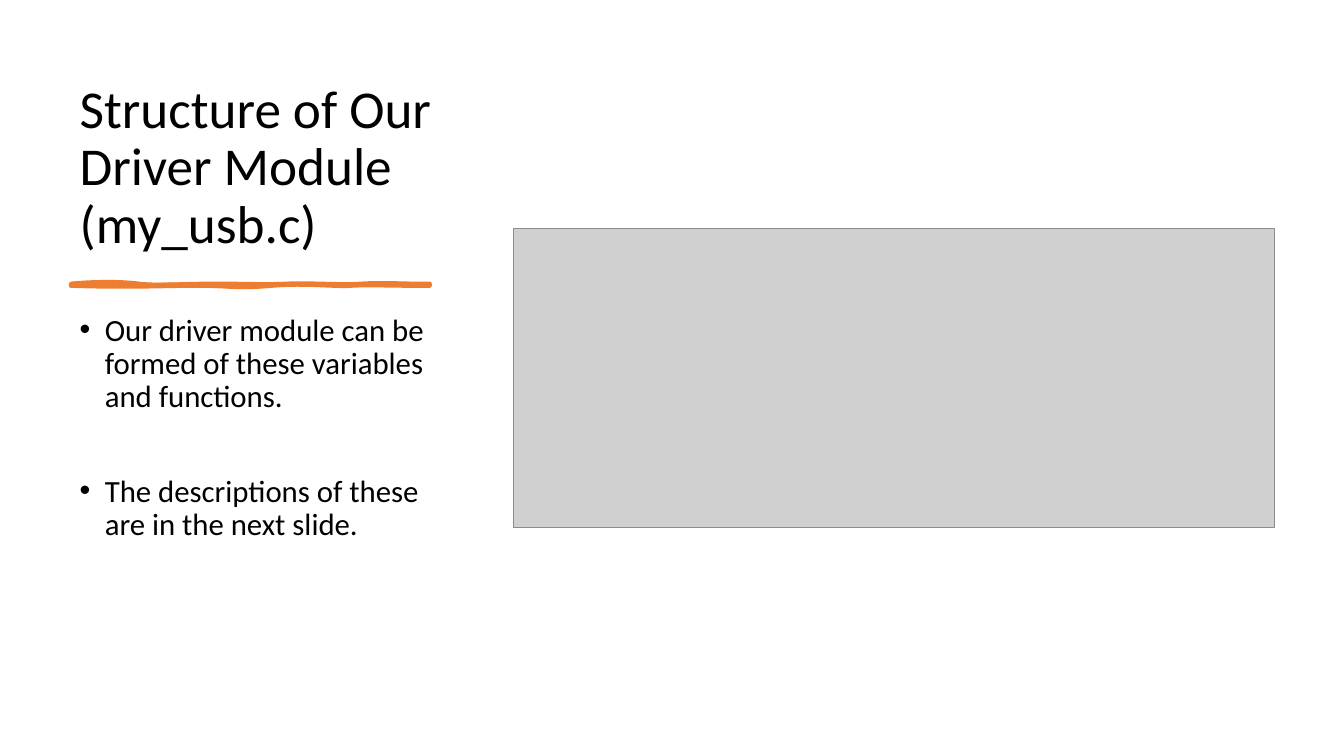
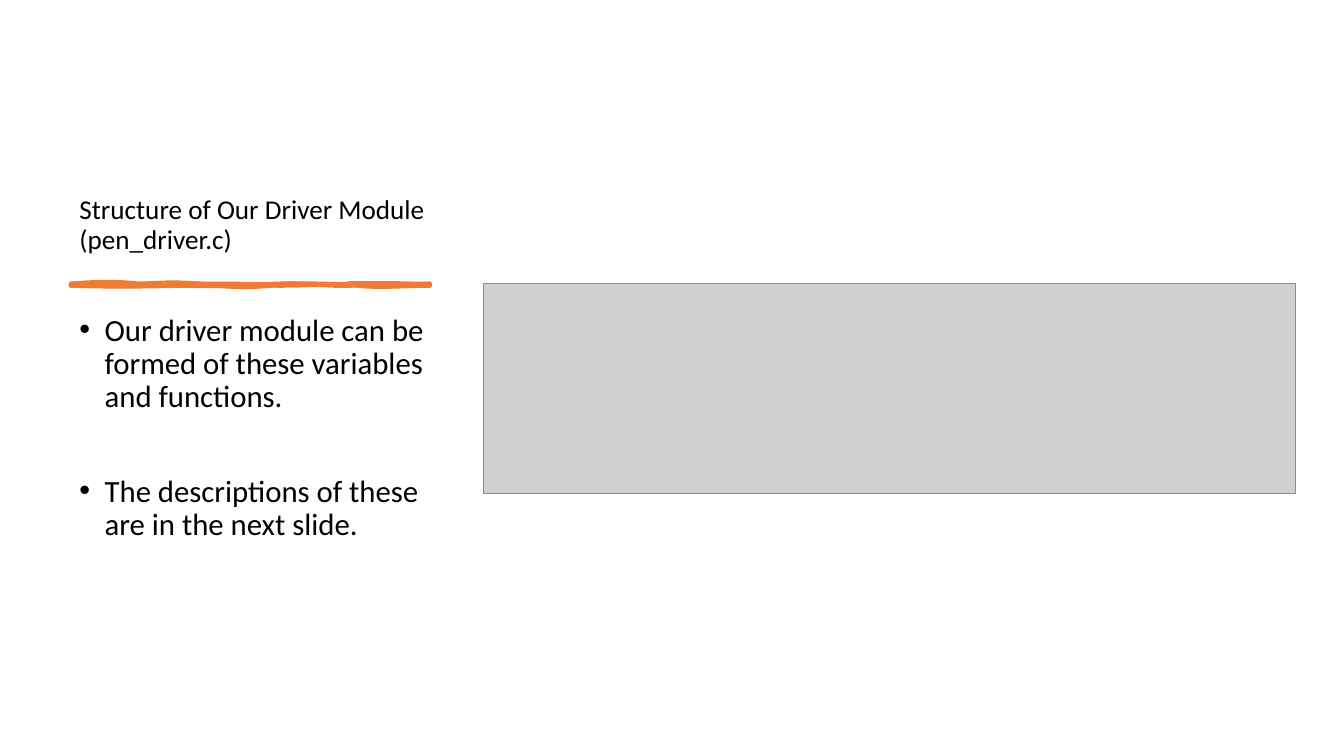
Before and after one commit to hasancpp/CS350-Operating-Systems-Project, a slide deck: slide 7 of progress_report.pptx. Drawn at 1344x756 pixels with LibreOffice and Linux fonts; fonts in the diff are those of the drawing; grey boxes stand for pictures. Boxes give left, top, right and bottom in pixels: in the first picture for what was removed or moved away, otherwise in the second. Text is boxed around its words. In the diff, an @@ line names an element or a change of style, - is before the commit and + after.

```diff
--- a/progress_report.pptx
+++ b/progress_report.pptx
@@ text at [79,200,424,254]: text changed; size 38 to 19.4 pt @@
-Structure of Our Driver Module (my_usb.c)
+Structure of Our Driver Module (pen_driver.c)
@@ freeform shape at [71,283,430,285]: outline redrawn @@
@@ picture: place and size @@
-picture at [513,229,1274,527]
+picture at [484,283,1297,494]
```
Also in this commit, not shown: 13 other slides changed, 2 slides added, 17 other files.
